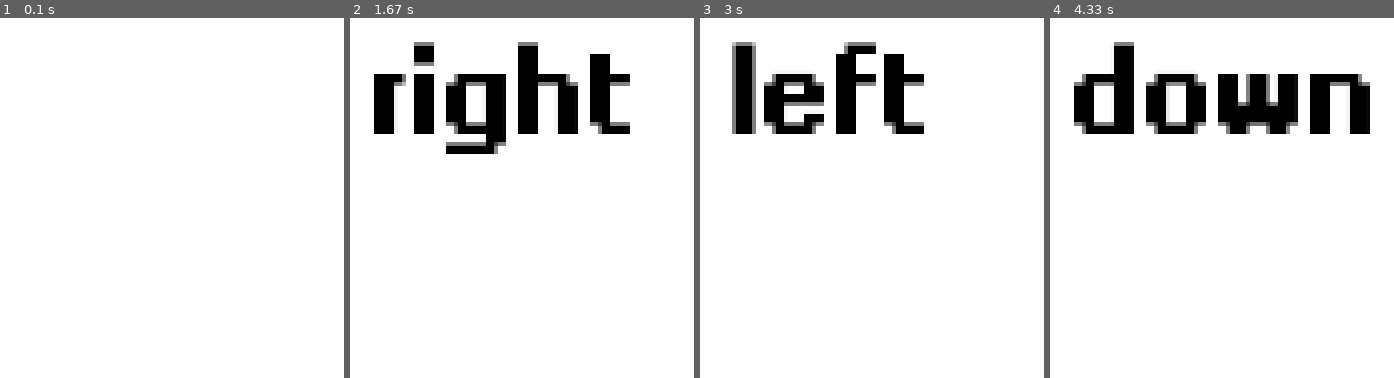
Above: before the commit, frames 1-4 (left to right).
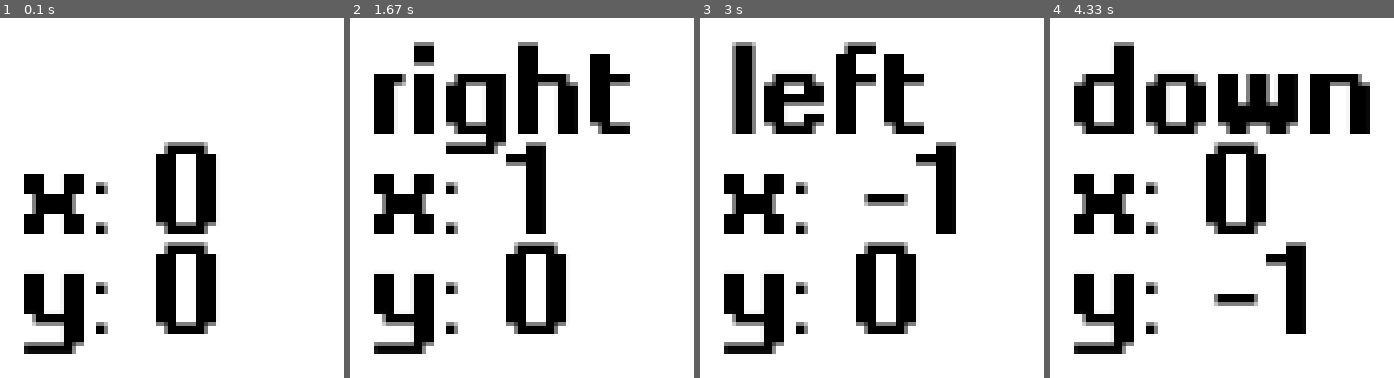
Above: after the commit, the same moments.

Repository: Kegori-programmer/tanks
Game: pygame game, started from main.py
The game is run twice, just before and just after one commit, with the same random seed, the same clock (stepped at 60 frames per second) and the same inputs.
Inputs:
- Up to frame 1 (0.1 s): no input
- Up to frame 2 (1.67 s): hold Right 0.33-0.8 s; hold Up 0.83-1.13 s; hold Right 1.17-1.63 s
- Up to frame 3 (3 s): hold Left 1.67-2.2 s; hold Down 2.23-2.53 s; hold Left 2.57-2.97 s
- Up to frame 4 (4.33 s): hold Up 3-3.37 s; hold Right 3.4-4.03 s; hold Down from 4.07 s (still down)

The runs differ from the first frame. In frame 1, 11% of the frame differs, in the area x 6-63%, y 34-94%; in frame 2, 9.8%; in frame 3, 10%; in frame 4, 10%.

Commit message:
papa ne pomnit

Diff:
--- a/controls.py
+++ b/controls.py
@@ -1,17 +1,24 @@
 import pygame
 
 
-def keys(event, result):
-
+def keys(event, position):
     if event.type == pygame.QUIT:
         exit()
     if event.type == pygame.KEYDOWN:
-        if event.key == pygame.K_LEFT:
-            result = 'left'
+        if event.key == pygame.K_UP:
+            position['title'] = 'up'
+            position['x'] = 0
+            position['y'] = 1
+        elif event.key == pygame.K_DOWN:
+            position['title'] = 'down'
+            position['x'] = 0
+            position['y'] = -1
+        elif event.key == pygame.K_LEFT:
+            position['title'] = 'left'
+            position['x'] = -1
+            position['y'] = 0
         elif event.key == pygame.K_RIGHT:
-            result = 'right'
-        elif event.key == pygame.K_DOWN:
-            result = 'down'
-        elif event.key == pygame.K_UP:
-            result = 'up'
-    return result
+            position['title'] = 'right'
+            position['x'] = 1
+            position['y'] = 0
+    return position
--- a/main.py
+++ b/main.py
@@ -1,4 +1,5 @@
 import pygame
+
 import controls
 
 pygame.init()
@@ -6,16 +7,22 @@
 # Set up the drawing window
 screen = pygame.display.set_mode([500, 500])
 font = pygame.font.Font('res/font.ttf', 25)
-result = ''
+
+position = {'x': 0, 'y': 0, 'title': ''}
+
 while True:
     # Fill the background with white
     screen.fill((255, 255, 255))
     # Did the user click the window close button?
     for event in pygame.event.get():
-        result = controls.keys(event, result)
+        position = controls.keys(event, position)
     # Draw a solid blue circle in the center
     # pygame.draw.circle(screen, (0, 0, 255), (250, 250), 75)
-    title = font.render(str(result), True, pygame.Color('black'))
+    title = font.render(str(position['title']), True, pygame.Color('black'))
+    x = font.render('x: ' + str(position['x']), True, pygame.Color('black'))
+    y = font.render('y: ' + str(position['y']), True, pygame.Color('black'))
     screen.blit(title, (100, 100))
+    screen.blit(x, (100, 125))
+    screen.blit(y, (100, 150))
     # Flip the display
     pygame.display.flip()
Not shown, changed: .gitignore
